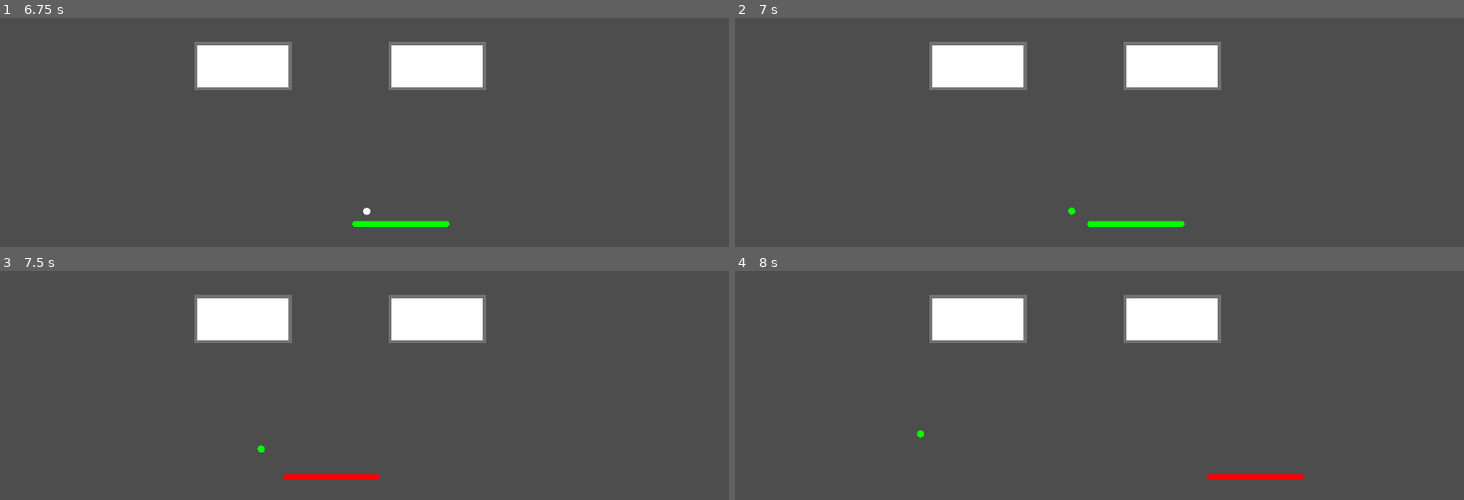
Above: before the commit, frames 1-4 (two rows, left to right).
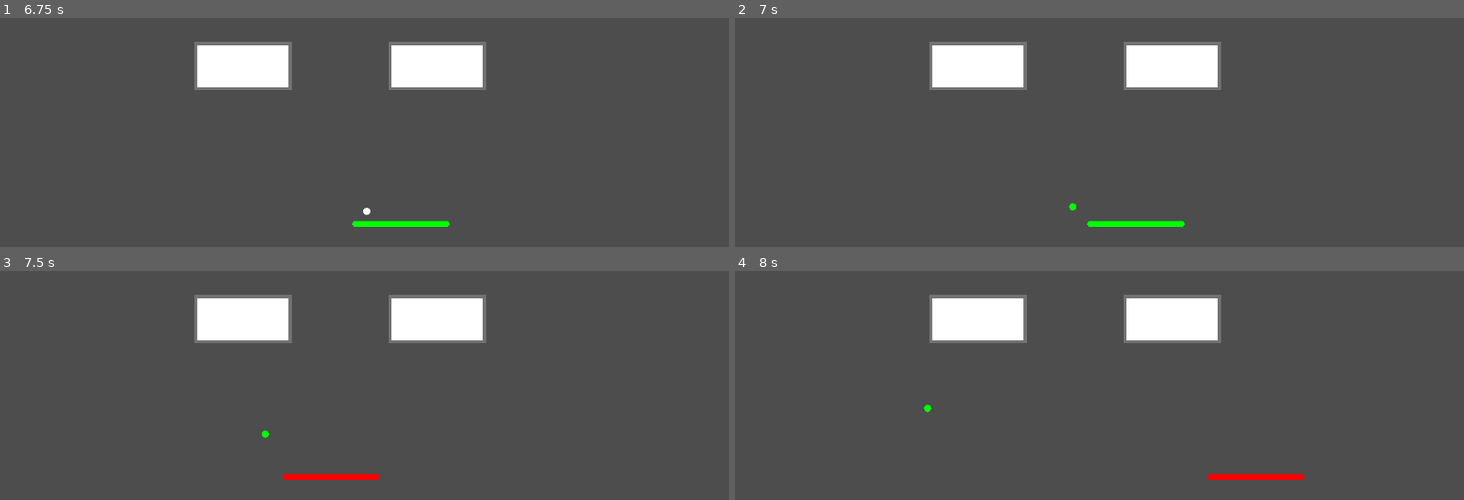
Above: after the commit, the same moments.

Repository: grizio/godot-samples
Game: Godot game, scene res://main.tscn
The game is run twice, just before and just after one commit, with the same random seed, the same clock (stepped at 60 frames per second) and the same inputs.
Inputs (mouse positions are in pixels of both pictures, inside the frame that each line leads up to):
- Up to frame 1 (6.75 s): click "Tuto" at 0.5 s; tap Enter at 1.25, 6.5 s; move the mouse to (524, 34) at 1.27 s; hold Right (right) 1.28-2.03 s; tap Space (change_variant) at 1.35, 2, 2.1, 3.6, 4.35, 5.1, 5.85, 6.6 s; move the mouse to (218, 75) at 2.02 s; hold Down (down) 2.03-2.75 s; click "First" at 2.75 s; move the mouse to (outside the picture) at 3.52 s; hold Right (right) 3.53-4.28 s; move the mouse to (328, 137) at 4.27 s; hold Up (up) 4.28-5.03 s; move the mouse to (583, 116) at 5.02 s; hold Left (left) 5.03-6.53 s; move the mouse to (outside the picture) at 5.77 s; move the mouse to (400, 54) at 6.52 s; hold Down (down) from 6.53 s (still down)
- Up to frame 2 (7 s): keep holding Down (down)
- Up to frame 3 (7.5 s): move the mouse to (outside the picture) at 7.27 s; release Down (down) at 7.28 s; hold Right (right) from 7.28 s (still down); tap Space (change_variant) at 7.35 s
- Up to frame 4 (8 s): keep holding Right (right)

Frame 1 is identical in both runs. In frame 2, less than 0.1% of the frame differs, in the area x 45-47%, y 80-87%; in frame 3, less than 0.1%; in frame 4, less than 0.1%, in the area x 24-28%, y 58-73%.

Commit message:
fix the paddle bounce behavior so it is simpler to control the ball direction

Diff:
--- a/brick-breaker/components/paddle/paddle.gd
+++ b/brick-breaker/components/paddle/paddle.gd
@@ -13,6 +13,7 @@
                     polygon.color = Color.GREEN
 
 @onready var polygon: Polygon2D = $Polygon2D
+@onready var shape: CapsuleShape2D = $CollisionShape2D.shape as CapsuleShape2D
 
 var target_x: float = INF
 
@@ -34,5 +35,10 @@
         target_x = INF
 
 func on_ball_collision(ball: Ball) -> void:
-    ball.set_direction((ball.global_position - global_position).normalized())
+    var distance_from_center = abs(ball.global_position.x - global_position.x)
+    var max_distance = shape.height / 2
+
+    var x = distance_from_center * 4 / max_distance
+
+    ball.set_direction(Vector2(x * sign(ball.global_position.x - global_position.x), -1).normalized())
     ball.variant = variant
--- a/brick-breaker/components/paddle/paddle.tscn
+++ b/brick-breaker/components/paddle/paddle.tscn
@@ -8,8 +8,6 @@
 
 [node name="Paddle" type="CharacterBody2D" unique_id=13024222]
 script = ExtResource("1_0sbc1")
-speed = null
-variant = null
 
 [node name="CollisionShape2D" type="CollisionShape2D" parent="." unique_id=444858306]
 rotation = 1.5707964
